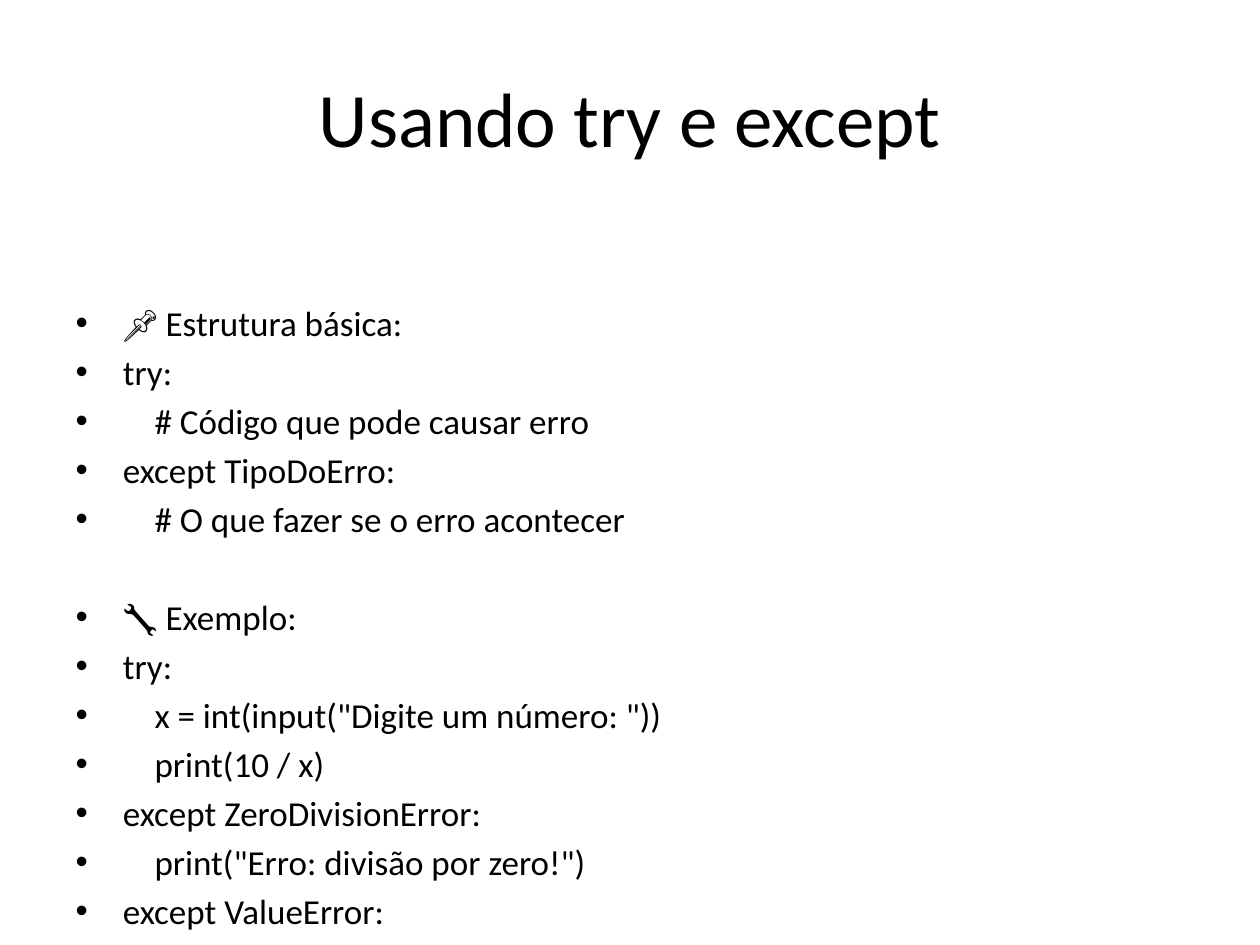
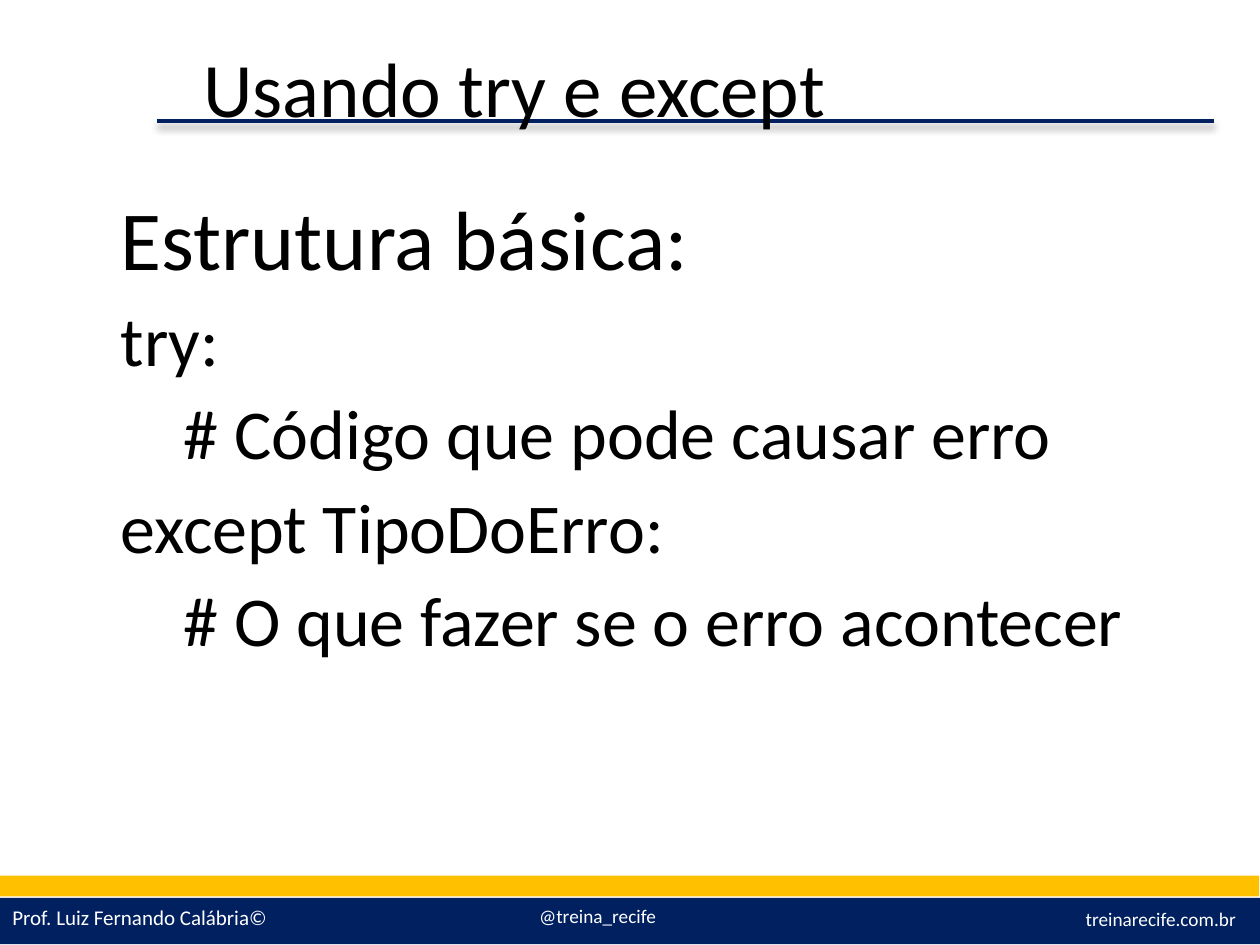
Before and after one commit to lfcalabria/pythonbasico, a slide deck: slide 2 of Apresentações/08 - Tratamento de Erros.pptx. Drawn at 1260x945 pixels with LibreOffice and Linux fonts; fonts in the diff are those of the drawing; background and template pictures are left out. Boxes give left, top, right and bottom in pixels: in the first picture for what was removed or moved away, otherwise in the second. Text is boxed around its words. In the diff, an @@ line names an element or a change of style, - is before the commit and + after.

Commit message:
Tratamento de Erro e Funções

```diff
--- a/Apresentações/08 - Tratamento de Erros.pptx
+++ b/Apresentações/08 - Tratamento de Erros.pptx
@@ title "Usando try e except": place and size @@
-title "Usando try e except" at [319, 93, 940, 160]
+title "Usando try e except" at [203, 63, 824, 130]
@@ title "Usando try e except" at [203, 63, 824, 130]: alignment centre to left; line spacing 1 to 0.9; vertical alignment middle to top @@
@@ text "Estrutura básica:": place and size @@
-text "Estrutura básica:" at [123, 311, 625, 930]
+text "Estrutura básica:" at [121, 211, 1123, 658]
@@ line added from (156, 121) to (1215, 121), #002060 2.25 pt @@
@@ text at [121, 211, 688, 271]: text changed; size 20 to 48 pt @@
-• 📌 Estrutura básica:
+Estrutura básica:
@@ text at [121, 321, 1123, 658]: size 20 to 40 pt in "try:", "# Código que pode causar erro", "except TipoDoErro:", "# O que fazer se o erro ..."; bullet • to none; line spacing 1 to 0.9; more space between paragraphs @@
@@ text at [123, 605, 618, 930]: paragraphs removed @@
-• 🔧 Exemplo:
-• try:
-• x = int(input("Digite um número: "))
-• print(10 / x)
-• except ZeroDivisionError:
-• print("Erro: divisão por zero!")
-• except ValueError:
-• print("Erro: entrada inválida!")
@@ rectangle added at [0, 876, 1259, 897], fill #FFC000 @@
@@ rectangle added at [0, 898, 1260, 945], fill #002060 @@
@@ text added at [12, 910, 267, 925], 12 pt, text #FFFFFF @@
+Prof. Luiz Fernando Calábria©
@@ text added at [539, 909, 656, 926], 11 pt, text #FFFFFF @@
+@treina_recife
@@ text added at [1086, 912, 1236, 926], 11 pt, text #FFFFFF @@
+treinarecife.com.br
```
Also in this commit, not shown: 3 other slides changed, 3 slides added, 1 slide removed, 13 other files.
